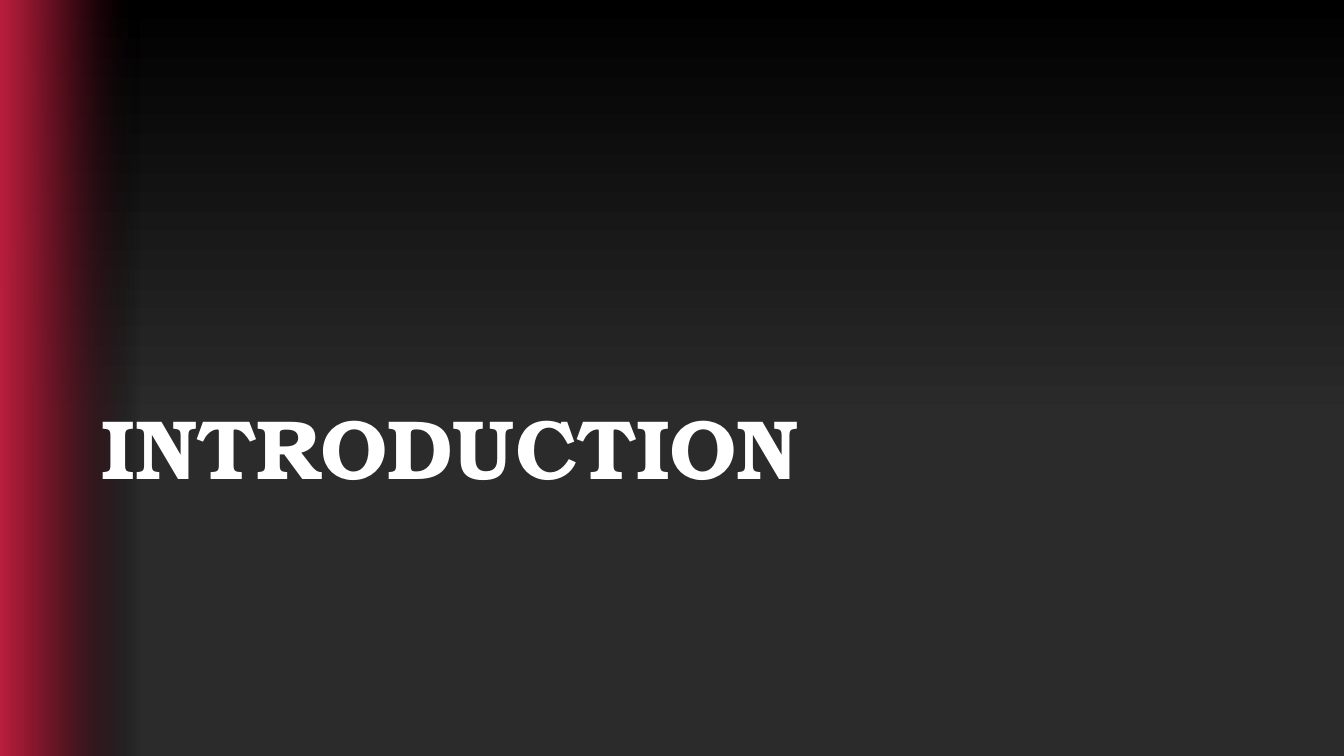
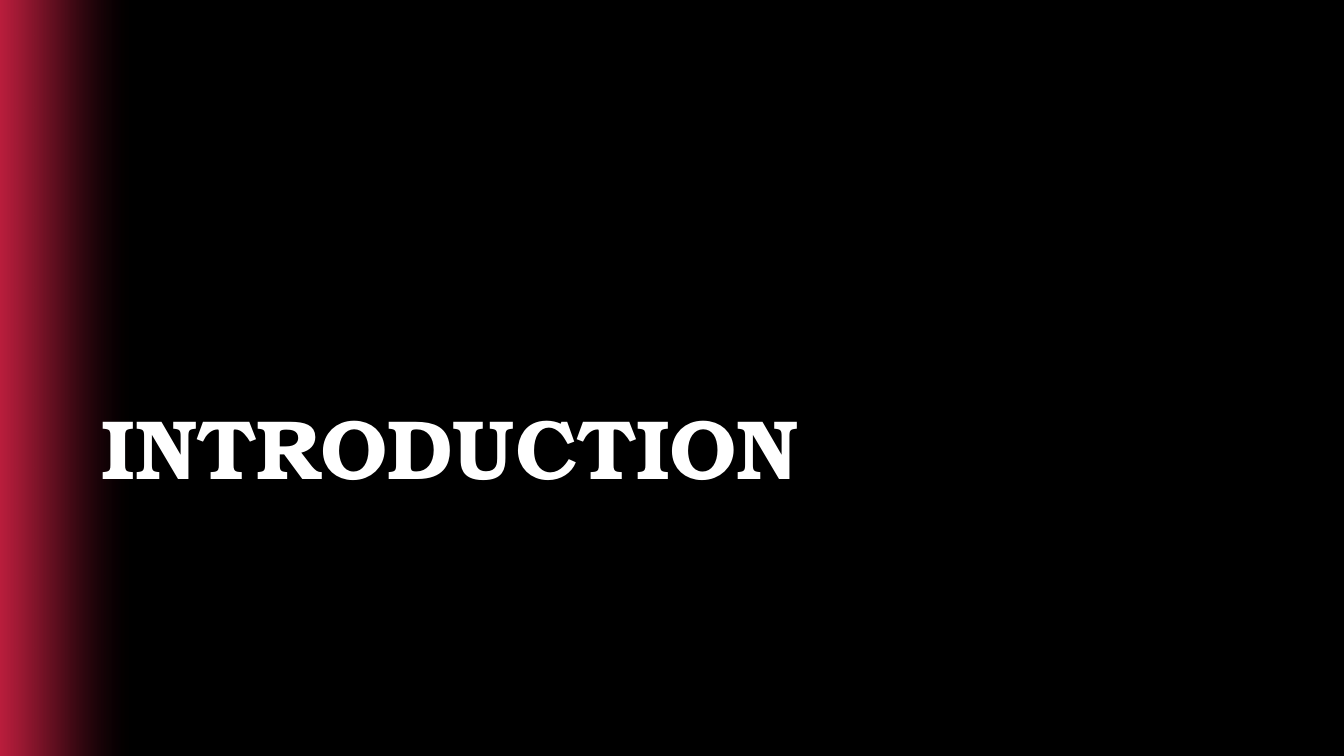
Before and after one commit to tylerteichmann/Timsort, a slide deck: slide 3 of Tim-Sort-Presentation.pptx. Drawn at 1344x756 pixels with LibreOffice and Linux fonts; fonts in the diff are those of the drawing; background and template pictures are left out. Boxes give left, top, right and bottom in pixels: in the first picture for what was removed or moved away, otherwise in the second. Text is boxed around its words. In the diff, an @@ line names an element or a change of style, - is before the commit and + after.

Commit message:
Changed slide background

```diff
--- a/Tim-Sort-Presentation.pptx
+++ b/Tim-Sort-Presentation.pptx
@@ background gradient #000000 to #2B2B2B to picture (left out) @@
```
Also in this commit, not shown: 6 other slides changed, 6 slides added, 6 slides removed.
